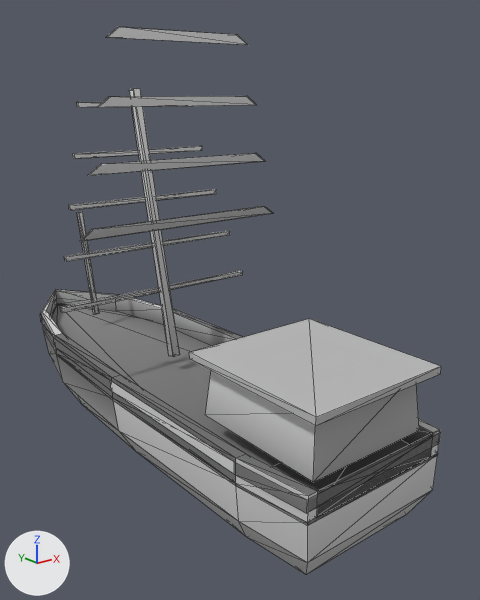
The glTF model assets/models/halong/vehicles/fishing_junk.glb, before and after one commit.
Before and after are seen from a 50 mm lens placed at (-7.4, -11.77, 6.85), pointed at (1.05, -1.21, 2.62). The lights are fixed; the arrows at lower left show +X, +Y and +Z. The first picture is the older version. Mesh edges are drawn as thin lines. Vertices at exactly the same position are counted once.

The older version as bpy lines, for what is in view:
```python
me_hull = bpy.data.meshes.new('Hull')
me_hull.from_pydata(...)  # 116 vertices, 200 faces; spans x -1.78..1.78, y -6.0..6.0, z -0.85..2.45
me_hull.materials.append(mat_paletteatlas)
me_rigging = bpy.data.meshes.new('Rigging')
me_rigging.from_pydata(...)  # 64 vertices, 96 faces; spans x -2.3..2.3, y -5.98..4.1, z 1.28..6.92
me_rigging.materials.append(mat_paletteatlas)
me_sail = bpy.data.meshes.new('Sail')
me_sail.from_pydata(...)  # 32 vertices, 48 faces; spans x -2.3..2.3, y -0.83..-0.77, z 4.29..7.91
me_sail.materials.append(mat_paletteatlas)
ob_hull = bpy.data.objects.new('Hull', me_hull)
ob_hull.location = (0.0, 0.0, 0.0)
ob_rigging = bpy.data.objects.new('Rigging', me_rigging)
ob_rigging.location = (0.0, 0.0, 0.0)
ob_sail = bpy.data.objects.new('Sail', me_sail)
ob_sail.location = (0.0, 0.0, 0.0)
```
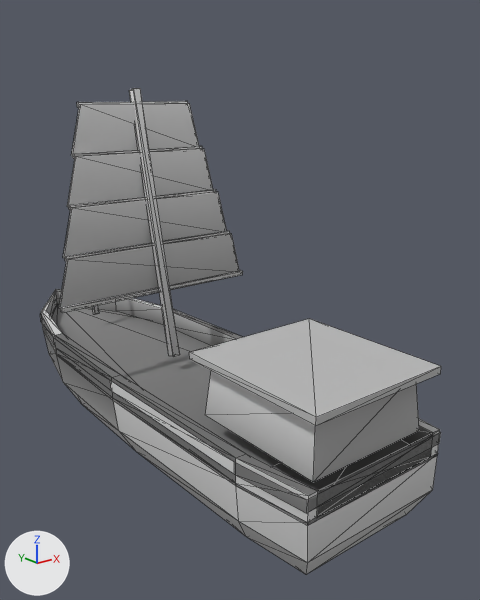
Edits to the bpy script that builds the scene:
```text
Change me_sail:
    used by ob_sail; location = (0.0, 0.0, 0.0)
    remove me_sail.from_pydata(...)  # 32 vertices, 48 faces; spans x -2.3..2.3, y -0.83..-0.77, z 4.29..7.91
    add me_sail.from_pydata(...)  # 32 vertices, 48 faces; spans x -2.3..2.3, y 0.36..0.94, z 2.7..6.6
    me_sail part 1: the loose piece of 8 vertices spanning x -2.3..2.3, y -0.83..-0.77, z 4.29..4.46 is scaled about its middle by (1, 1, 5.57), then moved by (0.0, 1.19, -1.19)
    me_sail part 2: the loose piece of 8 vertices spanning x -2.05..2.05, y -0.83..-0.77, z 5.44..5.61 is scaled about its middle by (1, 1, 5.57), then moved by (0.0, 1.36, -1.36)
    me_sail part 3: the loose piece of 8 vertices spanning x -1.8..1.8, y -0.83..-0.77, z 6.59..6.76 is scaled about its middle by (1, 1, 5.57), then moved by (0.0, 1.54, -1.54)
    me_sail part 4: the loose piece of 8 vertices spanning x -1.55..1.55, y -0.83..-0.77, z 7.74..7.91 is scaled about its middle by (1, 1, 5.57), then moved by (0.0, 1.71, -1.71)
```

Boxes [x1, y1, x2, y2] around the edits, measured in the pictures (480 x 600 px; the box of a moved part takes in the faces that stretch with it):
'Sail', reshaped: before [80, 27, 272, 241]; after [59, 103, 240, 309]
part 1 of me_sail, moved or reshaped: before [80, 206, 272, 241]; after [59, 233, 240, 309]
part 2 of me_sail, moved or reshaped: before [89, 153, 265, 175]; after [63, 192, 227, 258]
part 3 of me_sail, moved or reshaped: before [98, 96, 256, 107]; after [67, 149, 213, 207]
part 4 of me_sail, moved or reshaped: before [107, 27, 247, 45]; after [71, 103, 199, 156]
